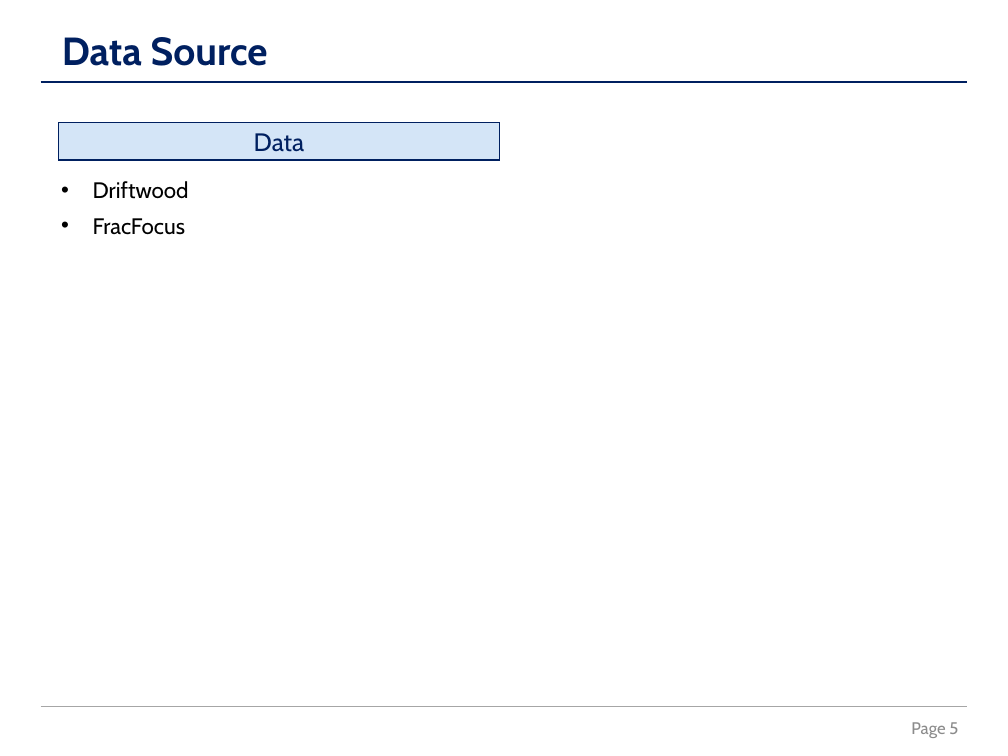
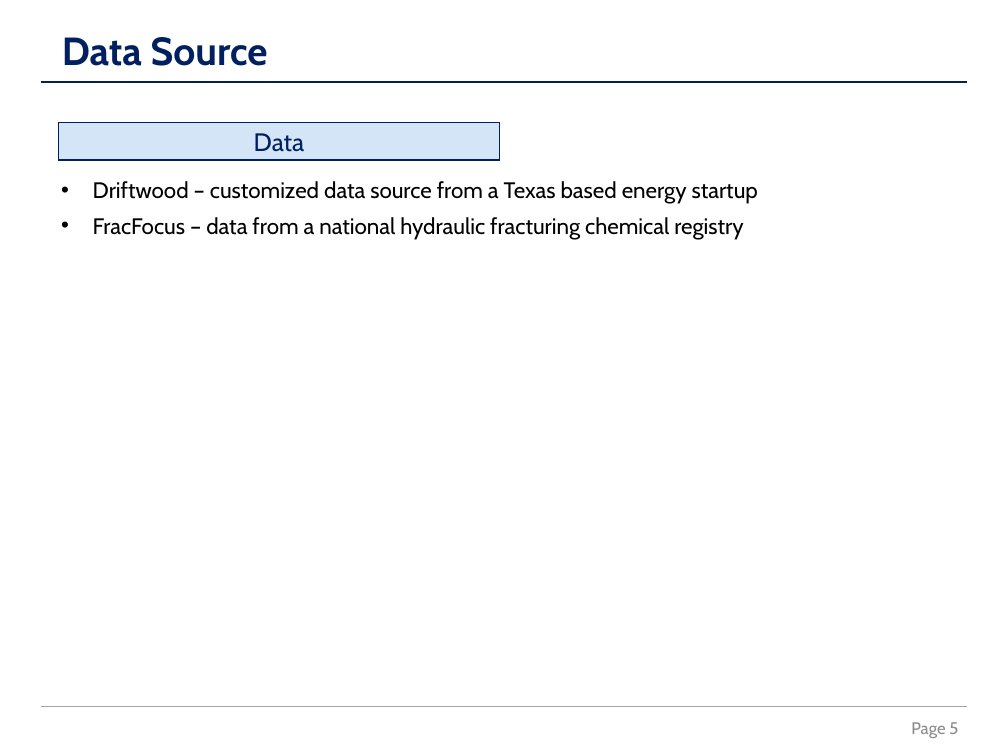
Before and after one commit to PeterFlaming/DDS_Case_Study_2, a slide deck: slide 5 of src/qn_code_and_plots/case_study_2_presentation_template.pptx. Drawn at 1008x756 pixels with LibreOffice and Linux fonts; fonts in the diff are those of the drawing. Boxes give left, top, right and bottom in pixels: in the first picture for what was removed or moved away, otherwise in the second. Text is boxed around its words. In the diff, an @@ line names an element or a change of style, - is before the commit and + after.

```diff
--- a/src/qn_code_and_plots/case_study_2_presentation_template.pptx
+++ b/src/qn_code_and_plots/case_study_2_presentation_template.pptx
@@ text at [93,181,758,240]: text changed @@
-• Driftwood
-• FracFocus
+• Driftwood – customized data source from a Texas based energy startup
+• FracFocus – data from a national hydraulic fracturing chemical registry
```
Also in this commit, not shown: 2 other slides changed, 1 slide added, 4 other files.
